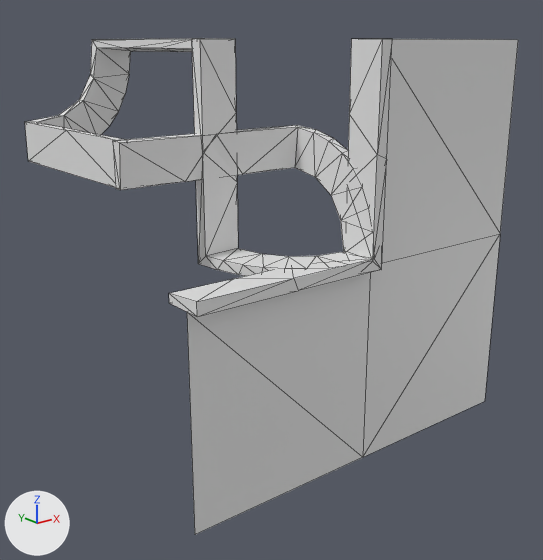
The OBJ model data/bmc/SET_4W2C/t_011.obj as it was, and as the next commit left it.
The view is the same before and after, from a 50 mm camera at (-1.223, -1.413, 0.489) aimed at (-0.028, 0.081, -0.109). The axes (+X, +Y, +Z) are drawn at lower left. The lights are the same throughout. Mesh edges are drawn as thin lines. Where no turn or scale is listed for an object, it has been applied to the vertices.

The first picture shows 't_011'.
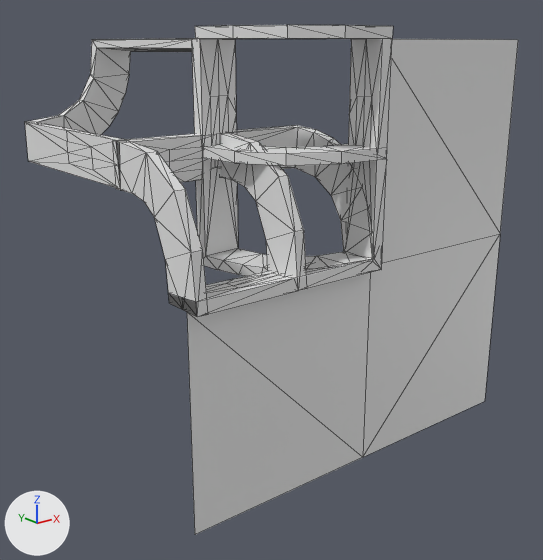
Boxes [x1, y1, x2, y2] around the edits, measured in the pictures (543 x 560 px):
't_011', reshaped
    before: [25, 38, 518, 534]
    after: [25, 25, 518, 534]
part 1 of me_t_011, added
    after: [25, 25, 393, 316]

What changed in the scene script:
```text
Change me_t_011:
    used by ob_t_011; location = (0.0, 0.0, 0.0)
    remove me_t_011.from_pydata(...)  # 138 vertices, 258 faces; spans x -0.5..0.5, y -0.286..0.5, z -0.5..0.501
    add me_t_011.from_pydata(...)  # 315 vertices, 618 faces; spans x -0.5..0.5, y -0.286..0.5, z -0.5..0.525
    me_t_011 part 1: 177 vertices added at x -0.5..0.0, y -0.286..0.25, z 0.0..0.525
```
